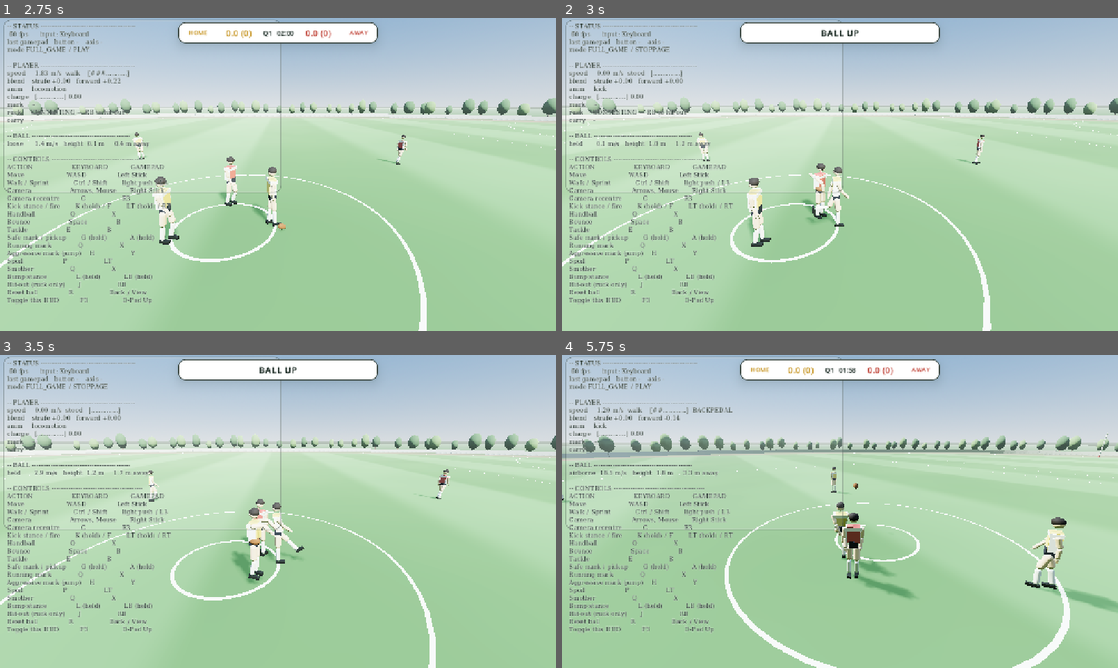
Above: before the commit, frames 1-4 (two rows, left to right).
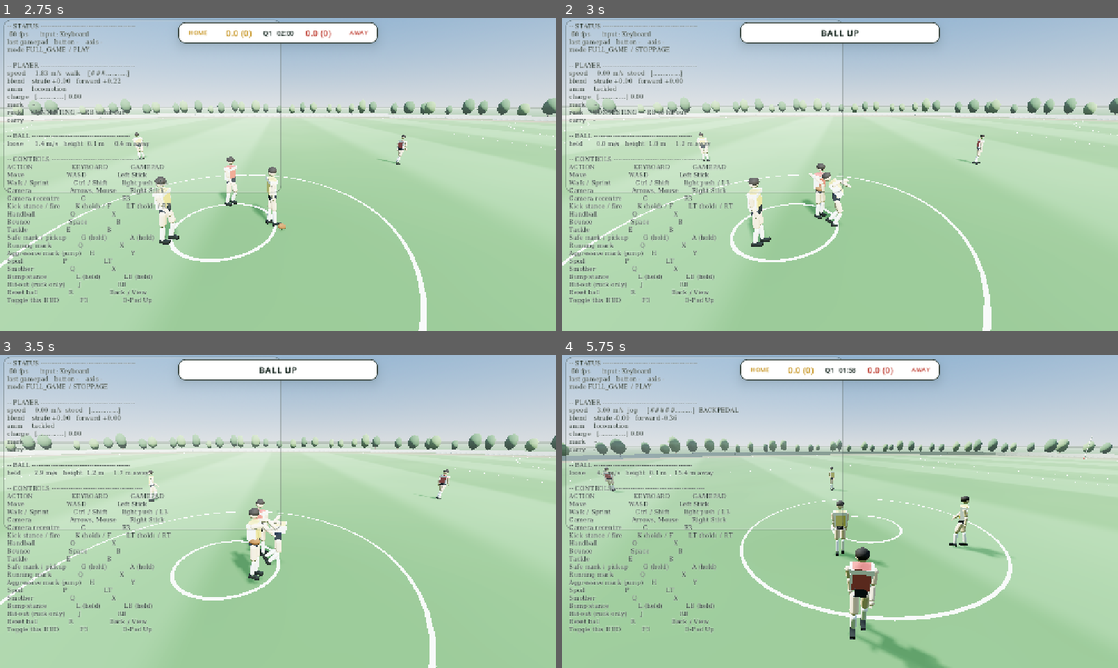
Above: after the commit, the same moments.

Repository: Yaandle/aussie-rules2
Game: Godot game, scene res://scenes/ui/main_menu.tscn
Two runs of this game, one before a commit and one after it. Both use one fixed random seed, a clock stepped at 60 frames per second and the inputs below.
Inputs (mouse positions are in pixels of both pictures, inside the frame that each line leads up to):
- Up to frame 1 (2.75 s): tap Enter (ui_accept) at 0.5, 0.77 s; move the mouse to (400, 158) at 0.52 s; hold D (move_right) 0.53-1.25 s; hold E (tackle) 0.53-1.25 s; tap P (spoil) at 0.6 s; click (400, 158) at 0.67 s; drag from (166, 190) to (250, 237) at 1.27 s; move the mouse to (333, 105) at 2.02 s; hold D (move_right) from 2.03 s (still down); hold E (tackle) from 2.03 s (still down); tap Space (bounce) at 2.1 s
- Up to frame 2 (3 s): release D (move_right) at 2.75 s; release E (tackle) at 2.75 s; drag from (812, 237) to (673, 127) at 2.77 s
- Up to frame 3 (3.5 s): no input
- Up to frame 4 (5.75 s): move the mouse to (1006, 558) at 3.52 s; hold A (move_left) 3.53-4.25 s; hold E (tackle) 3.53-4.25 s; tap Down (camera_down) at 3.6 s; tap Enter (ui_accept) at 3.77 s; drag from (673, 464) to (756, 433) at 4.27 s; move the mouse to (867, 511) at 5.02 s; hold S (move_back) from 5.03 s (still down); hold E (tackle) from 5.03 s (still down); tap C (camera_recenter) at 5.1 s; click (867, 511) at 5.17 s

Frame 1 is identical in both runs. In frame 2, 0.5% of the frame differs, in the area x 0-99%, y 21-98%; in frame 3, 0.5%; in frame 4, 10%, in the area x 0-100%, y 16-100%.

Commit message:
update readme and tackle mechanics

Diff:
--- a/scripts/dev/animation_viewer.gd
+++ b/scripts/dev/animation_viewer.gd
@@ -14,14 +14,15 @@
 ## player_animation.gd's own "NOT YET WIRED: root motion" note), so nothing
 ## about the rig's own position needs to change for a gait to read.
 ##
-## Deliberately shows only what has a real clip. Tackle/bump/spoil/smother
-## resolve through pure physics reactions today (knockback, stun, lunge —
-## see player_controller.gd) with no AnimationTree state behind them (and
-## no Tuning.Action of their own to hang one on); player_animation.gd's
-## ACTION_STATES map is the source of truth for which Tuning.Action values
-## actually animate. Those show as disabled buttons here rather than being
-## left out silently, so this screen stays an honest map of what exists
-## versus what's still physics-only.
+## Deliberately shows only what has a real clip. Bump/spoil/smother resolve
+## through pure physics reactions today (knockback — see player_controller.gd)
+## with no AnimationTree state behind them (and no Tuning.Action of their own
+## to hang one on); player_animation.gd's ACTION_STATES map is the source of
+## truth for which Tuning.Action values actually animate. Those show as
+## disabled buttons here rather than being left out silently, so this screen
+## stays an honest map of what exists versus what's still physics-only. A
+## real tackle connecting (Slide or Lunge, not a bump) is no longer in that
+## group — see Tuning.Action.TACKLED and its TACKLED button below.
 ##
 ## A second mode, TACKLE SANDBOX, sits alongside the clip preview for
 ## exactly the physics-only contests the preview can't show: two real
@@ -81,11 +82,14 @@
 	["MARK — SAFE MISS", Tuning.Action.MARK_SAFE_MISS],
 	["MARK — RUNNING MISS", Tuning.Action.MARK_RUNNING_MISS],
 	["HIT-OUT", Tuning.Action.HIT_OUT],
+	["TACKLED", Tuning.Action.TACKLED],
 ]
 
 ## No AnimationTree state exists for these yet (see class doc) — listed so
 ## the gap is visible on the screen itself rather than a silent omission.
-const UNIMPLEMENTED := ["TACKLE", "BUMP", "SPOIL", "SMOTHER"]
+## Tackle moved out of this list once Action.TACKLED landed — bump/spoil/
+## smother stay physics-only reactions with no clip of their own.
+const UNIMPLEMENTED := ["BUMP", "SPOIL", "SMOTHER"]
 
 ## Synthetic vertical hop, independent of the skeleton — there is no jump
 ## clip to preview (MARK — AGGRESSIVE is the only clip with a jump built
--- a/scripts/player/humanoid_animations.gd
+++ b/scripts/player/humanoid_animations.gd
@@ -143,6 +143,7 @@
 	library.add_animation(&"mark_safe_miss", _build_mark_safe_miss(hip_height))
 	library.add_animation(&"mark_running_miss", _build_mark_running_miss(hip_height))
 	library.add_animation(&"hit_out", _build_hit_out(hip_height))
+	library.add_animation(&"tackled", _build_tackled(hip_height))
 	return library
 
 
@@ -536,6 +537,80 @@
 	], hip_height)
 
 
+## A successfully tackled player going down, facing away from the hit —
+## PlayerController._get_tackled() already snaps body-facing to that
+## direction before this ever starts (_fall_toward()), so the clip itself
+## only ever has to know how to topple straight ahead in local space, never
+## which way world-space "away from the tackler" actually points.
+##
+## `hip_r`'s sign convention borrows straight from _build_kick() above
+## (positive = leg swinging forward/up, negative = back) — legs buckling
+## forward under the hit uses the same positive direction a kick's follow-
+## through leg does, just from a stumble instead of a swing. "hips" pitches
+## the whole skeleton (it's the root bone every other bone hangs off), so a
+## big positive rotation there alone would already lie the entire body flat;
+## "torso"/"neck" only add a small relative hunch on top of that rather than
+## an independent 90 degrees, so the fall reads as one body toppling as a
+## unit, not the spine folding double at the waist.
+##
+## Least-confident guess in this whole file, flagged rather than hidden:
+## the fall pitches toward positive-X hip/torso rotation on the assumption
+## that mirrors _build_kick()'s established forward-lean sign — if this
+## reads as falling the wrong way (backward, or into the hit rather than
+## away from it) in the Animation Viewer's Tackle Sandbox, every angle
+## below just needs its sign flipped, nothing else about the clip changes.
+static func _build_tackled(hip_height: float) -> Animation:
+	var length := Tuning.action_duration(Tuning.Action.TACKLED)
+	var contact := Tuning.action_contact_time(Tuning.Action.TACKLED)
+	return _assemble(length, false, [
+		# Impact: thrown off balance, arms flung wide, legs starting to buckle.
+		[0.0, _pose({
+			"hip_y": -0.05, "torso": Vector3(0.35, 0.0, 0.05), "neck": Vector3(0.10, 0.0, 0.0),
+			"shoulder_l": Vector3(0.90, 0.0, -0.95), "elbow_l": Vector3(-0.30, 0.0, 0.0),
+			"shoulder_r": Vector3(0.70, 0.0, 0.85), "elbow_r": Vector3(-0.25, 0.0, 0.0),
+			"hip_l": Vector3(0.35, 0.0, 0.0), "knee_l": Vector3(-0.60, 0.0, 0.0),
+			"hip_r": Vector3(0.20, 0.0, 0.0), "knee_r": Vector3(-0.75, 0.0, 0.0),
+		})],
+		# Mid-fall at `contact` — hips dropping hard, pitching toward the
+		# ground, arms bracing forward for the landing.
+		[contact, _pose({
+			"hip_y": -0.45, "torso": Vector3(1.10, 0.0, 0.08), "neck": Vector3(0.18, 0.0, 0.0),
+			"shoulder_l": Vector3(1.60, 0.0, -0.55), "elbow_l": Vector3(-0.20, 0.0, 0.0),
+			"shoulder_r": Vector3(1.50, 0.0, 0.50), "elbow_r": Vector3(-0.20, 0.0, 0.0),
+			"hip_l": Vector3(0.15, 0.0, 0.0), "knee_l": Vector3(-1.00, 0.0, 0.0),
+			"hip_r": Vector3(0.05, 0.0, 0.0), "knee_r": Vector3(-1.10, 0.0, 0.0),
+		})],
+		# Hits the ground — near-flat, limbs sprawled.
+		[lerpf(contact, length, 0.35), _pose({
+			"hip_y": -0.80, "torso": Vector3(1.50, 0.0, 0.10), "neck": Vector3(0.22, 0.0, 0.10),
+			"shoulder_l": Vector3(1.30, 0.0, -1.10), "elbow_l": Vector3(-0.45, 0.0, 0.0),
+			"shoulder_r": Vector3(1.20, 0.0, 1.05), "elbow_r": Vector3(-0.40, 0.0, 0.0),
+			"hip_l": Vector3(0.05, 0.0, 0.0), "knee_l": Vector3(-0.85, 0.0, 0.0),
+			"hip_r": Vector3(-0.05, 0.0, 0.0), "knee_r": Vector3(-0.95, 0.0, 0.0),
+		})],
+		# Down and settled — a brief stunned beat rather than an identical
+		# hold, so it reads as landing rather than freezing.
+		[lerpf(contact, length, 0.62), _pose({
+			"hip_y": -0.78, "torso": Vector3(1.48, 0.0, 0.10), "neck": Vector3(0.20, 0.0, 0.08),
+			"shoulder_l": Vector3(1.15, 0.0, -1.00), "elbow_l": Vector3(-0.50, 0.0, 0.0),
+			"shoulder_r": Vector3(1.05, 0.0, 0.95), "elbow_r": Vector3(-0.45, 0.0, 0.0),
+			"hip_l": Vector3(0.08, 0.0, 0.0), "knee_l": Vector3(-0.80, 0.0, 0.0),
+			"hip_r": Vector3(-0.02, 0.0, 0.0), "knee_r": Vector3(-0.90, 0.0, 0.0),
+		})],
+		# Push-up recovery begins, asymmetric (one arm driving off the
+		# ground) rather than a symmetric rise — reads as getting up, not
+		# the fall playing in reverse.
+		[lerpf(contact, length, 0.88), _pose({
+			"hip_y": -0.30, "torso": Vector3(0.55, 0.0, 0.0), "neck": Vector3(0.05, 0.0, 0.0),
+			"shoulder_l": Vector3(0.60, 0.0, -0.40), "elbow_l": Vector3(-1.20, 0.0, 0.0),
+			"shoulder_r": Vector3(0.30, 0.0, 0.25), "elbow_r": Vector3(-0.35, 0.0, 0.0),
+			"hip_l": Vector3(0.25, 0.0, 0.0), "knee_l": Vector3(-0.70, 0.0, 0.0),
+			"hip_r": Vector3(-0.15, 0.0, 0.0), "knee_r": Vector3(-0.30, 0.0, 0.0),
+		})],
+		[length, _base_pose()],
+	], hip_height)
+
+
 # ── Assembly ─────────────────────────────────────────────────────────
 
 static func _base_pose() -> Dictionary:
--- a/scripts/player/player_animation.gd
+++ b/scripts/player/player_animation.gd
@@ -45,9 +45,10 @@
 	[Vector2(0.75, 0.75), &"run_fwd_r"],
 ]
 
-## Tackle/bump/spoil/smother stay pure physics reactions (no Tuning.Action
-## of their own — see player_controller.gd's Contests/Bump sections) and
-## join this list if that ever changes.
+## Bump/spoil/smother stay pure physics reactions (no Tuning.Action of
+## their own — see player_controller.gd's Bump/Contests sections) and join
+## this list if that ever changes. Tackle (a Slide or Lunge connecting, not
+## a bump) no longer belongs in that group — see Action.TACKLED.
 const ACTION_STATES := {
 	Tuning.Action.KICK: &"kick",
 	Tuning.Action.HANDBALL: &"handball",
@@ -58,6 +59,7 @@
 	Tuning.Action.MARK_SAFE_MISS: &"mark_safe_miss",
 	Tuning.Action.MARK_RUNNING_MISS: &"mark_running_miss",
 	Tuning.Action.HIT_OUT: &"hit_out",
+	Tuning.Action.TACKLED: &"tackled",
 }
 
 const LOCOMOTION_STATE := &"locomotion"
--- a/scripts/player/player_controller.gd
+++ b/scripts/player/player_controller.gd
@@ -890,7 +890,11 @@
 		_lunge_tap_cooldown = Tuning.TACKLE_LUNGE_TAP_COOLDOWN
 
 
-## Called on the tackled player, by the tackler.
+## Called on the tackled player, by the tackler. Falls facing away from the
+## hit — the same scatter direction the ball spills in (design brief: a
+## tackled player goes down "in the direction it is coming from") — and
+## plays the Action.TACKLED fall/recover clip, not a bump's separate
+## knockback/stun (a bump unbalances, a tackle puts you on the ground).
 func _get_tackled(by: PlayerController) -> void:
 	var ball := _carried_ball
 	# Captured before drop_ball() resets anything, though drop_ball() itself
@@ -898,17 +902,32 @@
 	# actually zeroes it (see _physics_process) — read now regardless, so
 	# there's no dependency on exactly when that reset happens to land.
 	var holding_the_ball := _possession_held_seconds >= Tuning.PRIOR_OPPORTUNITY_GRACE
+	var scatter := _scatter_from(by, 0.0)
 	drop_ball()
 	_stun_timer = Tuning.TACKLE_STUN_DURATION
 	_action = Tuning.Action.NONE
-	_action_elapsed = 0.0
-	_action_fired = false
+	_fall_toward(scatter)
+	_begin(Tuning.Action.TACKLED)
 	if is_instance_valid(ball):
-		ball.apply_central_impulse(_scatter_from(by, 0.0) * Tuning.TACKLE_SPILL_SPEED * ball.mass)
+		ball.apply_central_impulse(scatter * Tuning.TACKLE_SPILL_SPEED * ball.mass)
 	if holding_the_ball:
 		holding_the_ball_called.emit(by)
 	else:
 		field_ball_up_called.emit(by, self)
+
+
+## Snaps facing to `direction` immediately, bypassing _update_facing()'s
+## normal rotate_toward easing — a tackle puts the body down facing away
+## from the hit on the very frame it connects, not several frames later.
+## Also updates _heading so every subsequent frame's _update_facing() call
+## agrees with this rather than trying to rotate back toward wherever the
+## body was facing a moment before impact.
+func _fall_toward(direction: Vector3) -> void:
+	if direction.length_squared() < 0.0001:
+		return
+	_heading = direction.normalized()
+	_facing_yaw = atan2(-_heading.x, -_heading.z)
+	rotation.y = _facing_yaw
 
 
 ## Smother (X tap, not carrying): close down an opponent before their kick
@@ -1757,8 +1776,9 @@
 			Tuning.Action.HIT_OUT:
 				_resolve_hit_out()
 			Tuning.Action.MARK_SAFE, Tuning.Action.MARK_RUNNING, \
-					Tuning.Action.MARK_SAFE_MISS, Tuning.Action.MARK_RUNNING_MISS:
-				pass   # already resolved in _update_marking(); this leg is cosmetic only
+					Tuning.Action.MARK_SAFE_MISS, Tuning.Action.MARK_RUNNING_MISS, \
+					Tuning.Action.TACKLED:
+				pass   # already resolved in _update_marking()/_get_tackled(); this leg is cosmetic only
 			_:
 				_dispose()
 
--- a/scripts/tuning.gd
+++ b/scripts/tuning.gd
@@ -38,8 +38,14 @@
 ## no cheap way to fork an already-playing AnimationNodeStateMachine state
 ## without a visible pop, so its miss stays feedback-only (rumble/SFX/ring),
 ## same clip either way.
+##
+## TACKLED: the cosmetic fall/recover reaction for a successfully tackled
+## player (PlayerController._get_tackled) — a Slide or Lunge connecting, not
+## a bump (bump has its own separate knockback/stun, no clip). Like the mark
+## misses above, the outcome (ball spilled) is already resolved before this
+## ever starts; the clip is purely the visual consequence.
 enum Action { NONE, KICK, HANDBALL, BOUNCE, MARK_SAFE, MARK_RUNNING, MARK_AGGRESSIVE, HIT_OUT,
-	MARK_SAFE_MISS, MARK_RUNNING_MISS }
+	MARK_SAFE_MISS, MARK_RUNNING_MISS, TACKLED }
 
 
 # ── Ground geometry (metres) ─────────────────────────────────────────
@@ -304,8 +310,15 @@
 ## whiffed reach reads as a quick stumble-and-reset, not a settle-into-
 ## carry, so both are noticeably shorter than the catch clips they sit
 ## beside (MARK_SAFE/MARK_RUNNING at indices 4/5).
-const ACTION_DURATION := [0.0, 0.78, 0.45, 0.50, 0.55, 0.40, 0.95, 0.95, 0.35, 0.30]
-const ACTION_CONTACT := [0.0, 0.42, 0.20, 0.22, 0.08, 0.06, 0.40, 0.40, 0.10, 0.10]
+##
+## TACKLED (index 10): matches TACKLE_STUN_DURATION exactly, on purpose —
+## see that constant's own comment. Contact (0.30) is where the body
+## actually hits the ground mid-clip, not a resolution instant (nothing
+## fires there — see _update_action's cosmetic-only branch); the clip
+## still needs *a* contact time for Tuning.action_contact_time's shared
+## bookkeeping the same way MARK_SAFE_MISS/MARK_RUNNING_MISS do.
+const ACTION_DURATION := [0.0, 0.78, 0.45, 0.50, 0.55, 0.40, 0.95, 0.95, 0.35, 0.30, 1.3]
+const ACTION_CONTACT := [0.0, 0.42, 0.20, 0.22, 0.08, 0.06, 0.40, 0.40, 0.10, 0.10, 0.30]
 
 # AFL rule: a player running with the ball must bounce or touch it to
 # ground every 15 metres. Carried over unchanged from Prototype 1's
@@ -491,7 +504,14 @@
 # this reason). Holding-the-ball adjudication (free kick vs ball-up) is not
 # modelled yet — see RULES_REFERENCE.md §4.
 const TACKLE_RADIUS := 1.4             # m, more generous than GATHER_RADIUS
-const TACKLE_STUN_DURATION := 0.5      # s the tackled player can't act
+# Raised from the original 0.5 alongside the new Action.TACKLED fall/recover
+# clip (PlayerController._get_tackled, HumanoidAnimations._build_tackled) —
+# 0.5s was tuned back when a tackle was a pure physics reaction with no
+# animation to cover; now that a tackled player visibly goes down and gets
+# back up, the "can't act" window needs to last as long as that clip does
+# (ACTION_DURATION[TACKLED] below) or the player would be back on their feet
+# and moving while the rig still reads as lying on the ground.
+const TACKLE_STUN_DURATION := 1.3      # s the tackled player can't act
 const TACKLE_SPILL_SPEED := 3.0        # m/s the loose ball scatters at
 
 # Slide tackle resolution (_resolve_tackle_contact(..., is_slide=true)):
@@ -1110,5 +1130,11 @@
 			return MARK_RUNNING_SPEED_SCALE
 		Action.MARK_AGGRESSIVE, Action.HIT_OUT:
 			return MARK_AGGRESSIVE_SPEED_SCALE
+		Action.TACKLED:
+			# Redundant with _stun_timer (which already forces gait to 0 for
+			# this action's entire duration — see TACKLE_STUN_DURATION's own
+			# comment) but explicit rather than incidental: a player lying on
+			# the ground moves at 0, full stop, not "reduced".
+			return 0.0
 		_:
 			return ACTION_SPEED_SCALE
Not shown, changed: README.md
Not shown, changed: docs/FEATURE_AUDIT.md
Not shown, changed: docs/HANDOVER.md
